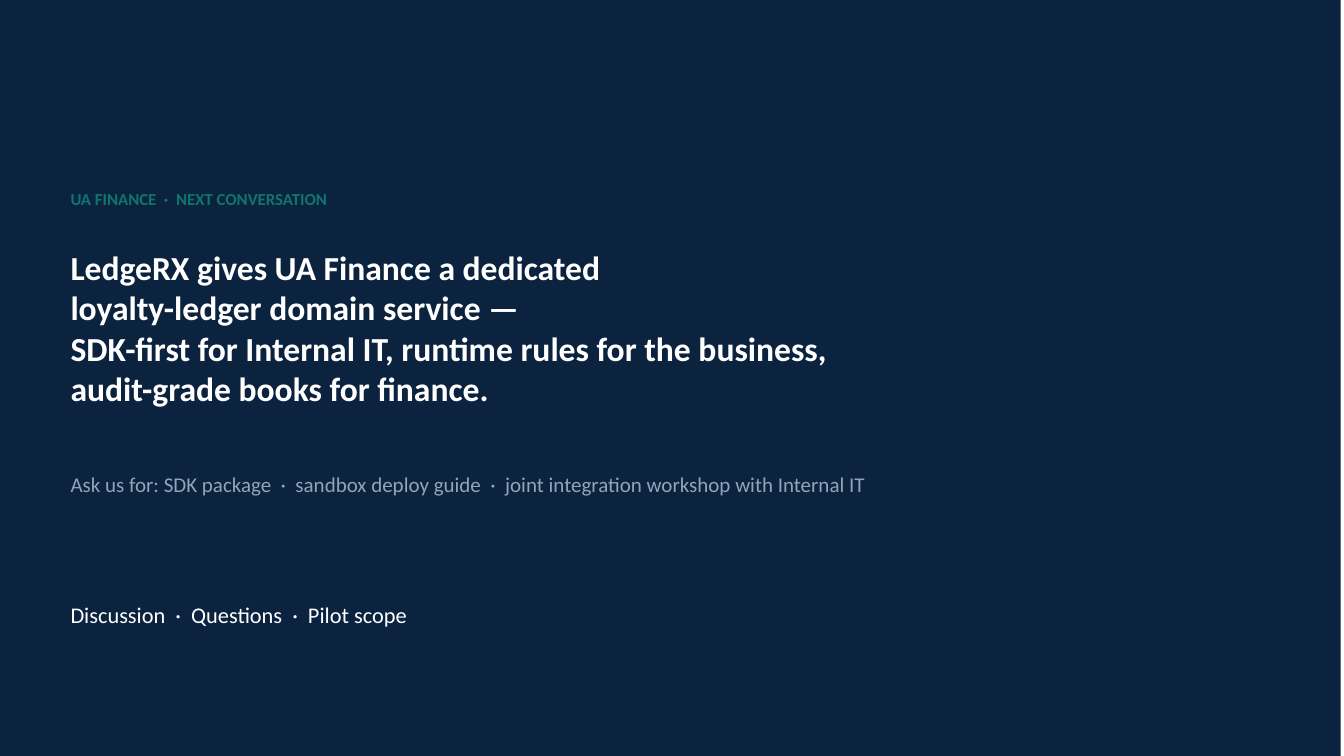
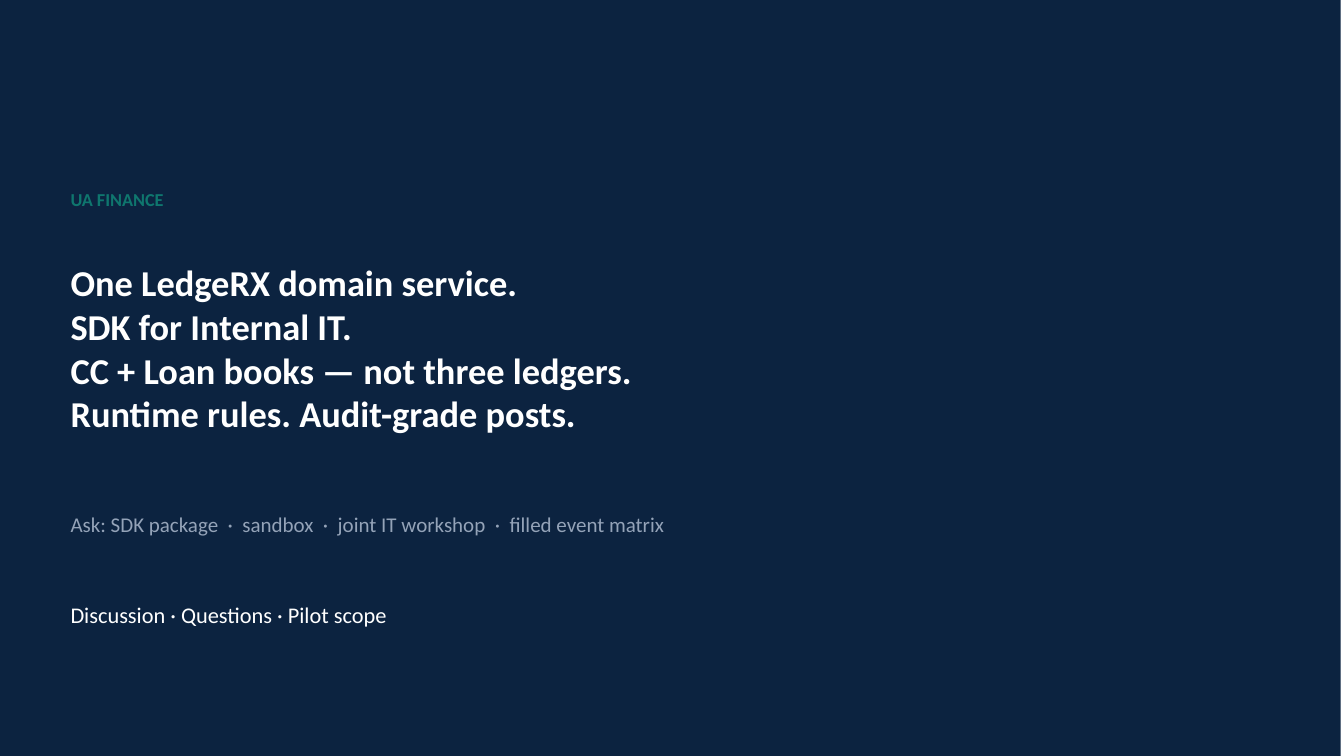
Before and after one commit to yky32/ledger-engine, a slide deck: slide 23 of docs/decks/LedgeRX-Product-Overview.pptx (slide 13 before the commit). Drawn at 1344x756 pixels with LibreOffice and Linux fonts; fonts in the diff are those of the drawing. Boxes give left, top, right and bottom in pixels: in the first picture for what was removed or moved away, otherwise in the second. Text is boxed around its words. In the diff, an @@ line names an element or a change of style, - is before the commit and + after.

Commit message:
docs: merge UAF product + landscape + events into full briefing

```diff
--- a/docs/decks/LedgeRX-Product-Overview.pptx
+++ b/docs/decks/LedgeRX-Product-Overview.pptx
@@ text at <box>71,194,164,206</box>: text changed; size 12 to 13 pt @@
-UA FINANCE · NEXT CONVERSATION
+UA FINANCE
@@ text at <box>71,270,632,433</box>: text changed; size 24 to 26 pt @@
-LedgeRX gives UA Finance a dedicated
-loyalty-ledger domain service —
-SDK-first for Internal IT, runtime rules for the business,
-audit-grade books for finance.
+One LedgeRX domain service.
+SDK for Internal IT.
+CC + Loan books — not three ledgers.
+Runtime rules. Audit-grade posts.
@@ text at <box>71,517,664,536</box>: text changed @@
-Ask us for: SDK package · sandbox deploy guide · joint integration workshop with Internal IT
+Ask: SDK package · sandbox · joint IT workshop · filled event matrix
@@ text "Discussion · Questions · Pilot ..." rewrapped from <box>71,607,407,627</box> to <box>71,607,387,627</box> @@
```
Also in this commit, not shown: 9 other slides changed, 13 slides added, 3 slides removed, 4 other files.
